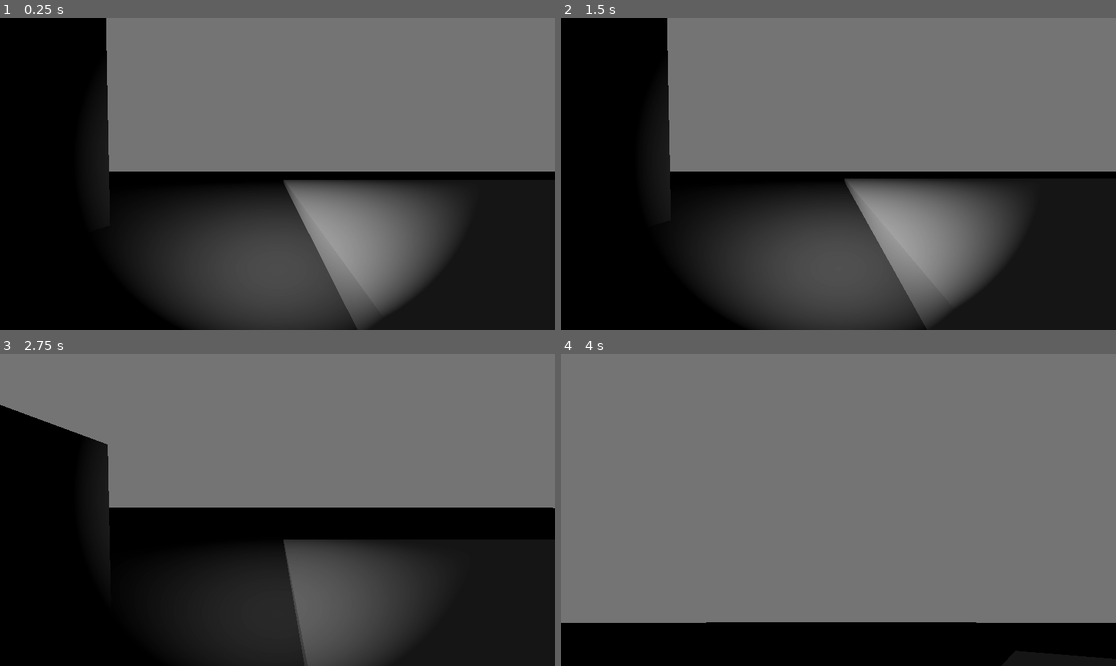
Above: before the commit, frames 1-4 (two rows, left to right).
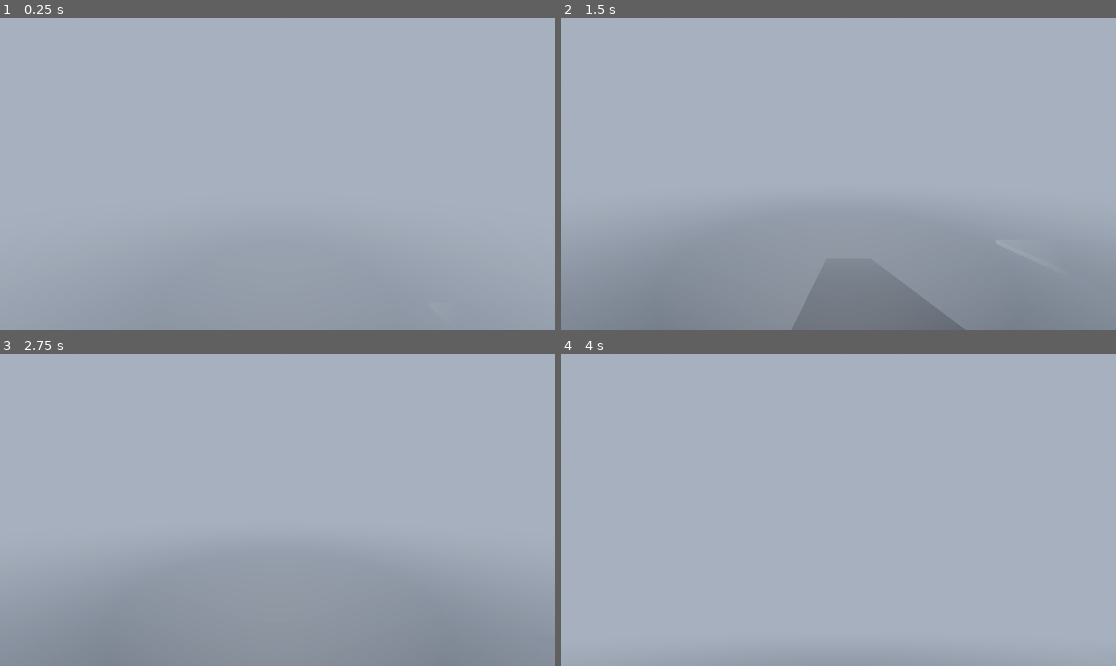
Above: after the commit, the same moments.

Repository: boiiiiiiiii12355/fps_template
Game: Godot game, scene res://tscns/level.tscn
Two runs of this game, one before a commit and one after it. Both use one fixed random seed, a clock stepped at 60 frames per second and the inputs below. The engine's default icon, where the game draws it, is replaced by a stand-in: a white triangle on a blue panel in a dark square.
Inputs (mouse positions are in pixels of both pictures, inside the frame that each line leads up to):
- Up to frame 1 (0.25 s): no input
- Up to frame 2 (1.5 s): move the mouse to (960, 158) at 0.52 s; hold D (move_right) 0.53-1.28 s; tap Ctrl (crouch) at 0.6 s; tap Space (jump) at 0.77, 1.07 s; tap F (flashlight_toggle, bound only after the commit) at 0.8, 1.35 s; move the mouse to (727, 189) at 1.27 s; hold S (move_back) from 1.28 s (still down)
- Up to frame 3 (2.75 s): tap Space (jump) at 1.52, 1.55, 1.82 s; move the mouse to (333, 441) at 2.02 s; release S (move_back) at 2.03 s; hold D (move_right) from 2.03 s (still down); hold Space (jump) from 2.03 s (still down); tap Ctrl (crouch) at 2.3 s
- Up to frame 4 (4 s): move the mouse to (810, 572) at 2.77 s; release D (move_right) at 2.78 s; release Space (jump) at 2.78 s; hold W (move_forward) from 2.78 s (still down); click (810, 572) at 2.85 s; tap Space (jump) at 3.02, 3.32 s; tap F (flashlight_toggle, bound only after the commit) at 3.05 s; tap Enter at 3.5 s; move the mouse to (877, 513) at 3.52 s; hold Space (jump) from 3.53 s (still down); tap Ctrl (crouch) at 3.6 s

The runs differ from the first frame. In frame 1, 100% of the frame differs, in the area x 0-100%, y 0-100%; in frame 2, 99%; in frame 3, 100%; in frame 4, 100%.

Commit message:
Update Air.gd, player_inputs.gd, player_vars.tres, and 3 more files

Diff:
--- a/Scripts/playerMovementScripts/Air.gd
+++ b/Scripts/playerMovementScripts/Air.gd
@@ -4,7 +4,6 @@
 
 # If we get a message asking us to jump, we jump.
 func enter(msg := {}) -> void:
-	print("AIR")
 	stats.on_floor = false
 	if msg.has("do_jump"):
 		#player.clearCoyote()
--- a/Scripts/playerMovementScripts/player_inputs.gd
+++ b/Scripts/playerMovementScripts/player_inputs.gd
@@ -3,6 +3,8 @@
 #CODE THAT PARSES USER INPUT
 #just organized like this for organization's sake
 @export var stats: Resource
+@export var flashlight : SpotLight3D
+var flashlight_toggle = false
 var camera : Node3D
 
 
@@ -56,3 +58,11 @@
 		stats.forwardmove = 0
 	else:
 		stats.forwardmove = clamp(stats.forwardmove, -4096, 4096)
+
+	#auxilary actions ie: flashlight
+	if Input.is_action_just_pressed("flashlight_toggle") and flashlight:
+		if flashlight.visible:
+			flashlight.visible = false
+		elif ! flashlight.visible:
+			flashlight.visible = true
+		print("toggle")
--- a/Scripts/playerMovementScripts/player_vars.tres
+++ b/Scripts/playerMovementScripts/player_vars.tres
@@ -4,9 +4,13 @@
 
 [resource]
 script = ExtResource("1_ffqun")
-ply_accelerate = 6
-ply_maxslopeangle = 0.785398
-ply_jumpheight = 3
-ply_maxspeed = 10
-ply_crouchspeed = 7
+ply_upspeed = 100
+ply_airaccelerate = 7
+ply_maxacceleration = 3
+ply_friction = 2
+ply_gravity = 30
+ply_jumpheight = 2
+ply_stepsize = 5
+ply_maxspeed = 8
+ply_crouchspeed = 5
 camPath = NodePath("TwistPivot")
--- a/project.godot
+++ b/project.godot
@@ -10,7 +10,7 @@
 
 [application]
 
-config/name="Godot4SourceEngineMovement"
+config/name="source_movement_base"
 run/main_scene="res://tscns/level.tscn"
 config/features=PackedStringArray("4.5", "Forward Plus")
 config/icon="res://images/icon.svg"
@@ -21,7 +21,7 @@
 
 [editor_plugins]
 
-enabled=PackedStringArray("res://addons/gd2cs.py/plugin.cfg")
+enabled=PackedStringArray()
 
 [gd2cs]
 
@@ -79,3 +79,8 @@
 "events": [Object(InputEventKey,"resource_local_to_scene":false,"resource_name":"","device":-1,"window_id":0,"alt_press …(192 unchanged characters)…
 ]
 }
+flashlight_toggle={
+"deadzone": 0.2,
+"events": [Object(InputEventKey,"resource_local_to_scene":false,"resource_name":"","device":-1,"window_id":0,"alt_pressed":false,"shift_pressed":false,"ctrl_pressed":false,"meta_pressed":false,"pressed":false,"keycode":0,"physical_keycode":70,"key_label":0,"unicode":102,"location":0,"echo":false,"script":null)
+]
+}
--- a/tscns/level.tscn
+++ b/tscns/level.tscn
@@ -4,19 +4,27 @@
 [ext_resource type="Script" uid="uid://ddqiu740gxsg5" path="res://Scripts/Sprite3D.gd" id="4_ivjvi"]
 [ext_resource type="PackedScene" uid="uid://dbuxl77ae86f4" path="res://tscns/world_setup.tscn" id="5_1fjn0"]
 
-[sub_resource type="ProceduralSkyMaterial" id="ProceduralSkyMaterial_jym6u"]
-sky_horizon_color = Color(0.64625, 0.65575, 0.67075, 1)
-ground_horizon_color = Color(0.64625, 0.65575, 0.67075, 1)
+[sub_resource type="ProceduralSkyMaterial" id="ProceduralSkyMaterial_5e6ql"]
+sky_horizon_color = Color(0.66224277, 0.6717428, 0.6867428, 1)
+ground_horizon_color = Color(0.66224277, 0.6717428, 0.6867428, 1)
 
-[sub_resource type="Sky" id="Sky_mdvn2"]
-sky_material = SubResource("ProceduralSkyMaterial_jym6u")
+[sub_resource type="Sky" id="Sky_nfut8"]
+sky_material = SubResource("ProceduralSkyMaterial_5e6ql")
 
-[sub_resource type="Environment" id="Environment_mkgyb"]
+[sub_resource type="Environment" id="Environment_ii602"]
 background_mode = 1
-background_color = Color(0.0885599, 0.0885599, 0.0885599, 1)
-sky = SubResource("Sky_mdvn2")
+sky = SubResource("Sky_nfut8")
 tonemap_mode = 2
 glow_enabled = true
+fog_enabled = true
+fog_sun_scatter = 0.48
+fog_density = 0.0684
+volumetric_fog_emission_energy = 15.95
+volumetric_fog_gi_inject = 0.56
+volumetric_fog_anisotropy = 0.0
+volumetric_fog_length = 171.92
+volumetric_fog_detail_spread = 0.7071069
+volumetric_fog_ambient_inject = 0.37
 
 [sub_resource type="BoxMesh" id="BoxMesh_k83rx"]
 size = Vector3(2000, 0.5, 2000)
@@ -32,7 +40,7 @@
 [node name="Level" type="Node3D"]
 
 [node name="WorldEnvironment" type="WorldEnvironment" parent="."]
-environment = SubResource("Environment_mkgyb")
+environment = SubResource("Environment_ii602")
 
 [node name="floor" type="StaticBody3D" parent="."]
 
@@ -42,9 +50,10 @@
 [node name="CollisionShape3D" type="CollisionShape3D" parent="floor"]
 transform = Transform3D(1, 2.98023e-08, 0, 2.98023e-08, 1, 0, 0, 0, 1, 0, 0, 0)
 shape = SubResource("BoxShape3D_8a2re")
+debug_fill = false
 
 [node name="player" parent="." instance=ExtResource("1_rsegt")]
-transform = Transform3D(1, 0, 0, 0, 1, 0, 0, 0, 1, -0.88685036, 0.2610712, 2.3552427)
+transform = Transform3D(1, 0, 0, 0, 1, 0, 0, 0, 1, -11.727738, 10.168703, 0.9867406)
 
 [node name="Sprite3D" type="Sprite3D" parent="."]
 transform = Transform3D(1, 0, 0, 0, 1, 0, 0, 0, 1, 0, 5.09027, 0)
@@ -55,13 +64,43 @@
 
 [node name="layout" type="Node3D" parent="."]
 
+[node name="CSGBox3D3" type="CSGBox3D" parent="layout"]
+transform = Transform3D(1, 0, 0, 0, 1, 0, 0, 0, 1, -7.5571384, 2.9104614, 4.8549805)
+use_collision = true
+size = Vector3(2.7109985, 2.9957275, 5.8549805)
+
+[node name="CSGBox3D4" type="CSGBox3D" parent="layout"]
+transform = Transform3D(1, 0, 0, 0, 1, 0, 0, 0, 1, -8.665079, 2.0349612, 4.8549805)
+use_collision = true
+size = Vector3(0.4951172, 4.8251953, 5.8549805)
+
+[node name="CSGBox3D5" type="CSGBox3D" parent="layout"]
+transform = Transform3D(1, 0, 0, 0, 1, 0, 0, 0, 1, -6.337762, 2.0349612, 4.8549805)
+use_collision = true
+size = Vector3(0.4951172, 4.8251953, 5.8549805)
+
 [node name="CSGBox3D" type="CSGBox3D" parent="layout"]
 transform = Transform3D(1, 0, 0, 0, 1, 0, 0, 0, 1, 20.350315, 0.40570068, 7.978961)
 use_collision = true
 size = Vector3(41.70063, 0.30114746, 36.719788)
 material = SubResource("StandardMaterial3D_5e6ql")
 
+[node name="CSGBox3D6" type="CSGBox3D" parent="layout"]
+transform = Transform3D(1, 0, 0, 0, 1, 0, 0, 0, 1, -10.6065445, 2.0902734, 2.0304809)
+use_collision = true
+size = Vector3(4.143402, 4.8251953, 0.22003174)
+
+[node name="CSGBox3D6" type="CSGBox3D" parent="layout/CSGBox3D6"]
+transform = Transform3D(1, 0, 0, 0, 0.3776792, -0.92593664, 0, 0.92593664, 0.3776792, -0.48386765, 0.102217436, -5.496212)
+use_collision = true
+size = Vector3(2.6205292, 12.152832, 0.22003174)
+
 [node name="CSGBox3D2" type="CSGBox3D" parent="layout"]
-transform = Transform3D(1, 0, 0, 0, 1, 0, 0, 0, 1, -4.3325396, 1.9125977, 2.4274902)
+transform = Transform3D(1, 0, 0, 0, 1, 0, 0, 0, 1, -4.4413705, 1.9125977, 2.03919)
 use_collision = true
-size = Vector3(0.4951172, 4.8251953, 5.8549805)
+size = Vector3(4.143402, 4.8251953, 0.22003174)
+
+[node name="SpotLight3D" type="SpotLight3D" parent="layout"]
+transform = Transform3D(1, 0, 0, 0, -0.009511948, 0.9999548, 0, -0.9999548, -0.009511948, -7.680325, 3.6853273, 8.423078)
+shadow_enabled = true
+spot_angle = 30.44913
--- a/tscns/player.tscn
+++ b/tscns/player.tscn
@@ -18,16 +18,17 @@
 size = Vector3(1, 2, 1)
 
 [sub_resource type="BoxShape3D" id="BoxShape3D_jijlf"]
-size = Vector3(1, 1.9042969, 1)
+size = Vector3(1, 1.9001465, 1)
 
 [sub_resource type="BoxShape3D" id="BoxShape3D_4pade"]
 size = Vector3(1, 0.8, 1)
 
-[node name="player" type="CharacterBody3D" node_paths=PackedStringArray("spring", "view")]
+[node name="player" type="CharacterBody3D" node_paths=PackedStringArray("spring", "view", "flashlight")]
 script = ExtResource("1_a7j60")
 spring = NodePath("TwistPivot/PitchPivot")
 view = NodePath("TwistPivot/PitchPivot/view")
 stats = ExtResource("2_graem")
+flashlight = NodePath("TwistPivot/player_flashlight")
 
 [node name="MeshInstance3D" type="MeshInstance3D" parent="."]
 transform = Transform3D(1, 0, 0, 0, 1, 0, 0, 0, 1, 0, 1, 0)
@@ -35,7 +36,7 @@
 mesh = SubResource("BoxMesh_usx7c")
 
 [node name="CollisionShape3D" type="CollisionShape3D" parent="."]
-transform = Transform3D(1, 0, 0, 0, 1, 0, 0, 0, 1, 0, 0.95458984, 0)
+transform = Transform3D(1, 0, 0, 0, 1, 0, 0, 0, 1, 0, 0.9373779, 0)
 shape = SubResource("BoxShape3D_jijlf")
 
 [node name="TwistPivot" type="Node3D" parent="."]
@@ -43,9 +44,10 @@
 
 [node name="player_flashlight" type="SpotLight3D" parent="TwistPivot"]
 transform = Transform3D(1, 0, 0, 0, 1, 0, 0, 0, 1, 0, 0.108115315, 0)
+shadow_enabled = true
 distance_fade_enabled = true
-spot_range = 15.815676
-spot_angle = 52.610245
+spot_range = 179.1791
+spot_angle = 60.24044
 
 [node name="PitchPivot" type="SpringArm3D" parent="TwistPivot"]
 spring_length = 8.0
